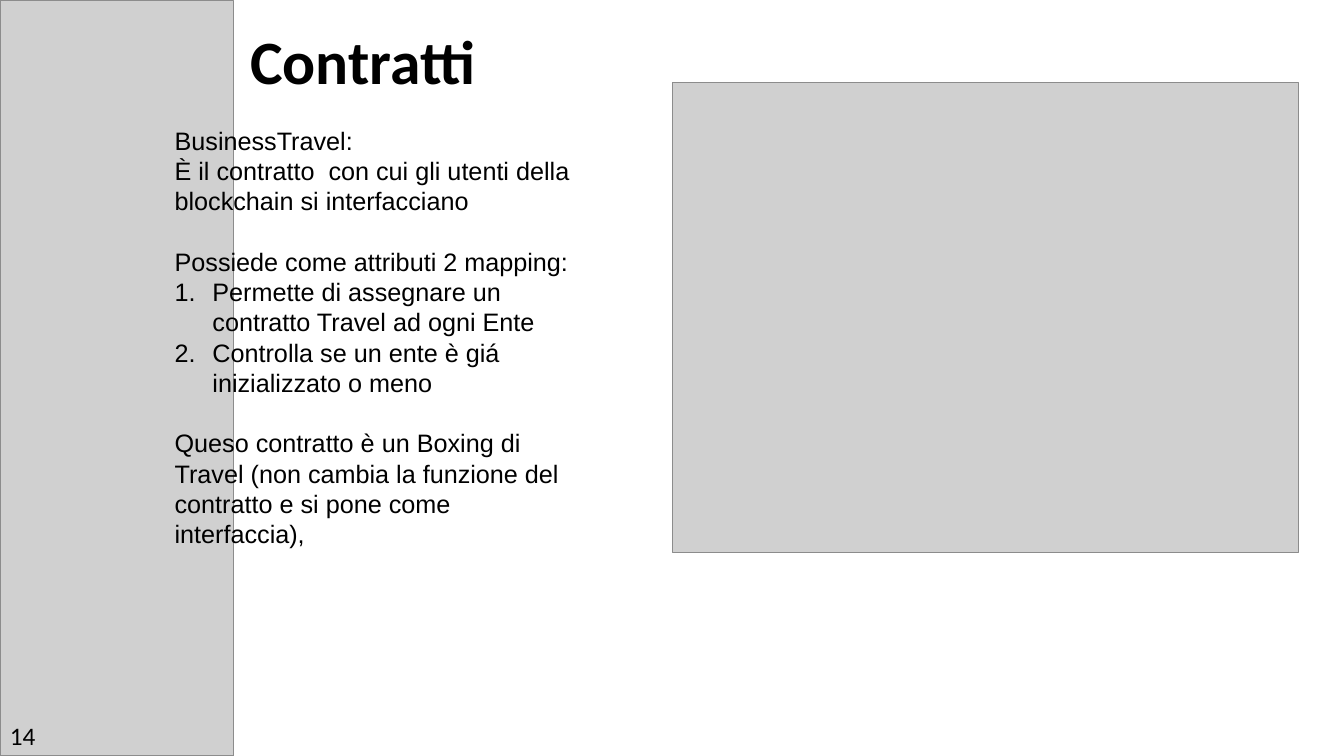
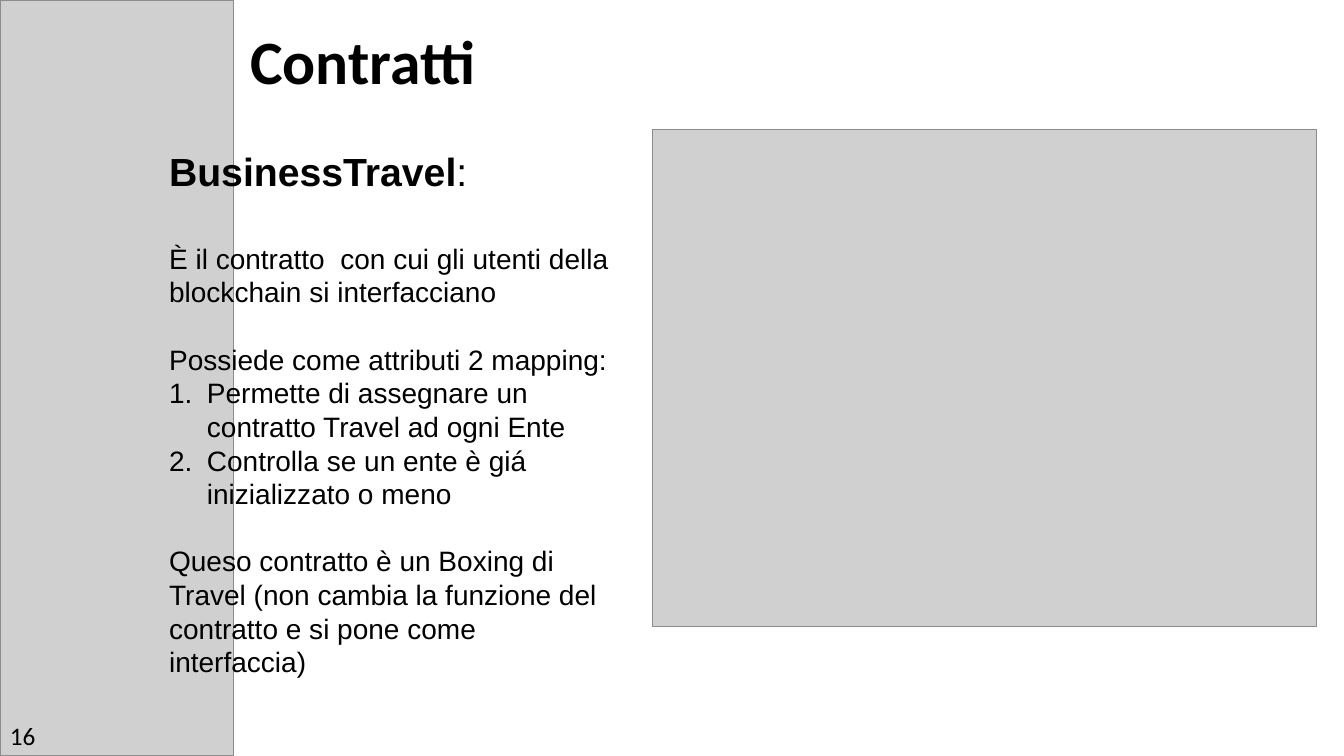
Before and after one commit to MrSecret35/Tesi_Triennale_Blockchain, a slide deck: slide 16 of presentazione_laurea/Presentazione_Laurea.pptx (slide 14 before the commit). Drawn at 1344x756 pixels with LibreOffice and Linux fonts; fonts in the diff are those of the drawing; grey boxes stand for pictures. Boxes give left, top, right and bottom in pixels: in the first picture for what was removed or moved away, otherwise in the second. Text is boxed around its words. In the diff, an @@ line names an element or a change of style, - is before the commit and + after.

```diff
--- a/presentazione_laurea/Presentazione_Laurea.pptx
+++ b/presentazione_laurea/Presentazione_Laurea.pptx
@@ text "BusinessTravel:": place and size @@
-text "BusinessTravel:" at (175,130,569,549)
+text "BusinessTravel:" at (169,155,608,644)
@@ picture: place and size @@
-picture at (673,83,1299,553)
+picture at (653,129,1317,627)
@@ text at (169,155,608,509): size 18 to 28 pt, bold on in "BusinessTravel:"; size 18 to 20 pt in "È il contratto con cui gli utenti ...", "Possiede come attributi 2 mapping:", "Permette di assegnare un contratto Travel ad ...", "Controlla se un ente è giá inizializzato ..." @@
@@ text at (169,550,596,644): text changed; size 18 to 20 pt @@
-Queso contratto è un Boxing di Travel (non cambia la funzione del contratto e si pone come interfaccia),
+Queso contratto è un Boxing di Travel (non cambia la funzione del contratto e si pone come interfaccia)
@@ text at (10,728,36,745): text changed @@
-14
+16
```
Also in this commit, not shown: 15 other slides changed, 4 slides added, 2 slides removed, 8 other files.
